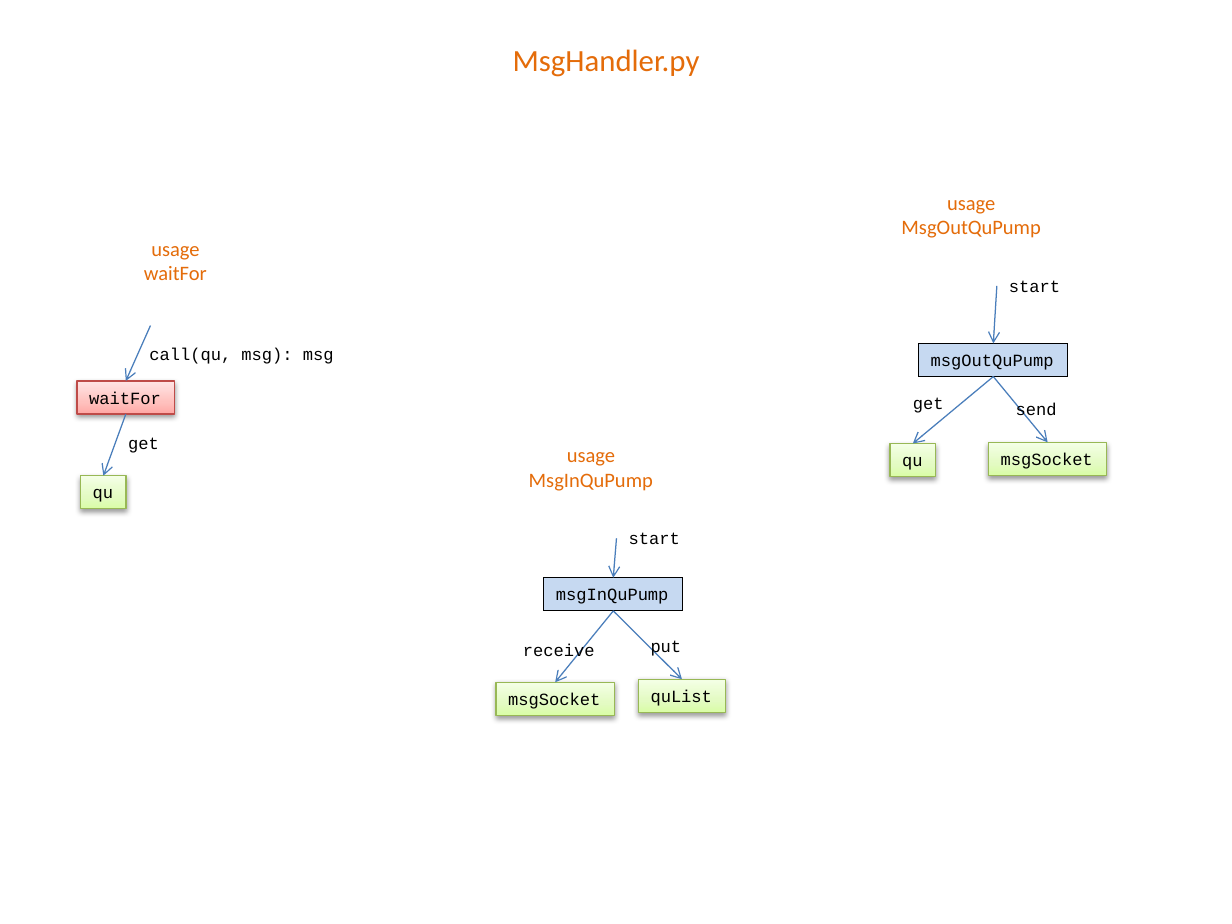
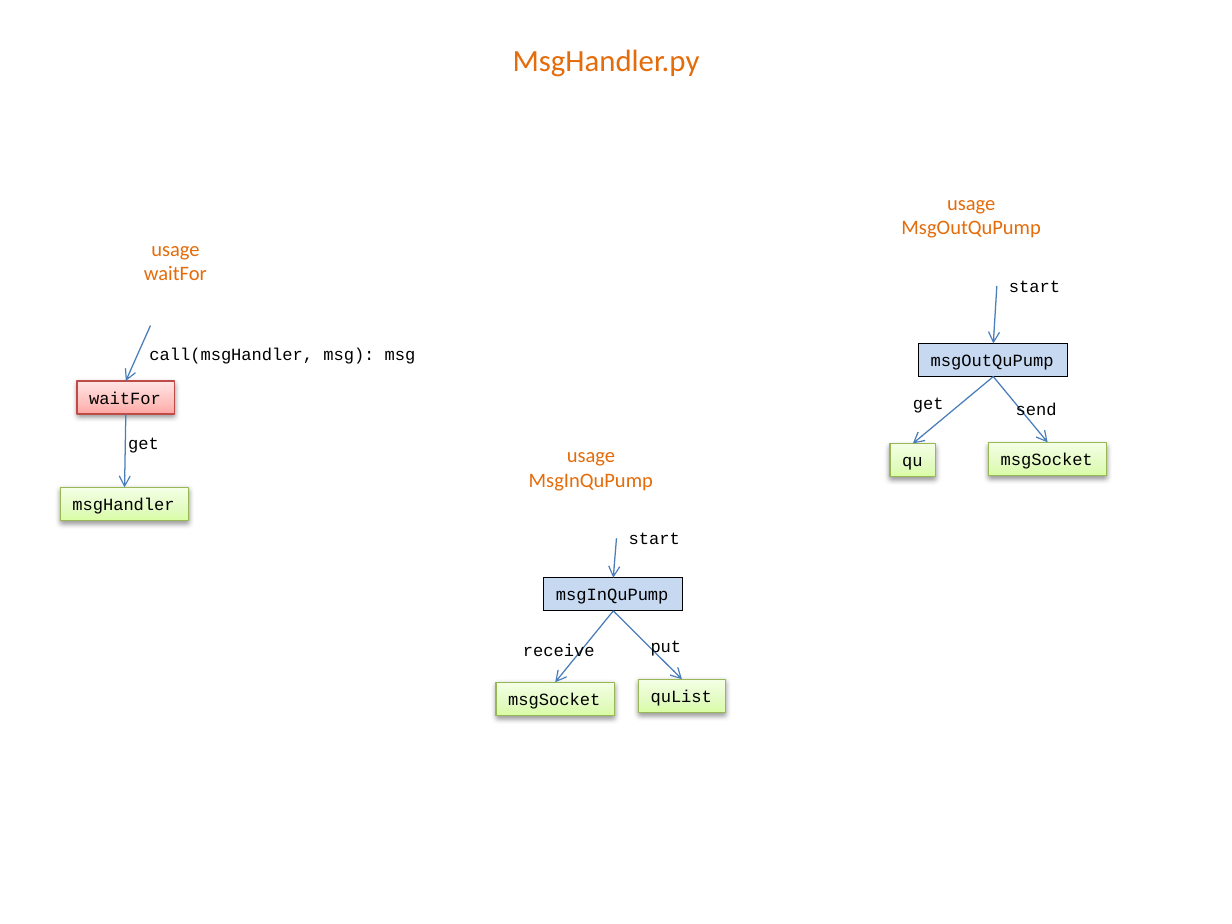
Before and after one commit to mlozborne/motin, a slide deck: slide 7 of Scripting/ScriptingDocumenation/DesignDiagrams.pptx. Drawn at 1232x924 pixels with LibreOffice and Linux fonts; fonts in the diff are those of the drawing. Boxes give left, top, right and bottom in pixels: in the first picture for what was removed or moved away, otherwise in the second. Text is boxed around its words. In the diff, an @@ line names an element or a change of style, - is before the commit and + after.

```diff
--- a/Scripting/ScriptingDocumenation/DesignDiagrams.pptx
+++ b/Scripting/ScriptingDocumenation/DesignDiagrams.pptx
@@ text at bbox=[149, 347, 416, 364]: text changed @@
-call(qu, msg): msg
+call(msgHandler, msg): msg
@@ arrow moved from (126, 414) - (103, 476) to (126, 414) - (124, 488) @@
@@ rectangle "msgHandler": place and size @@
-rectangle "msgHandler" at bbox=[80, 476, 126, 509]
+rectangle "msgHandler" at bbox=[60, 488, 188, 521]
@@ text in rectangle at bbox=[72, 497, 174, 514]: text changed @@
-qu
+msgHandler
```
Also in this commit, not shown: 2 other slides changed, 4 other files.
